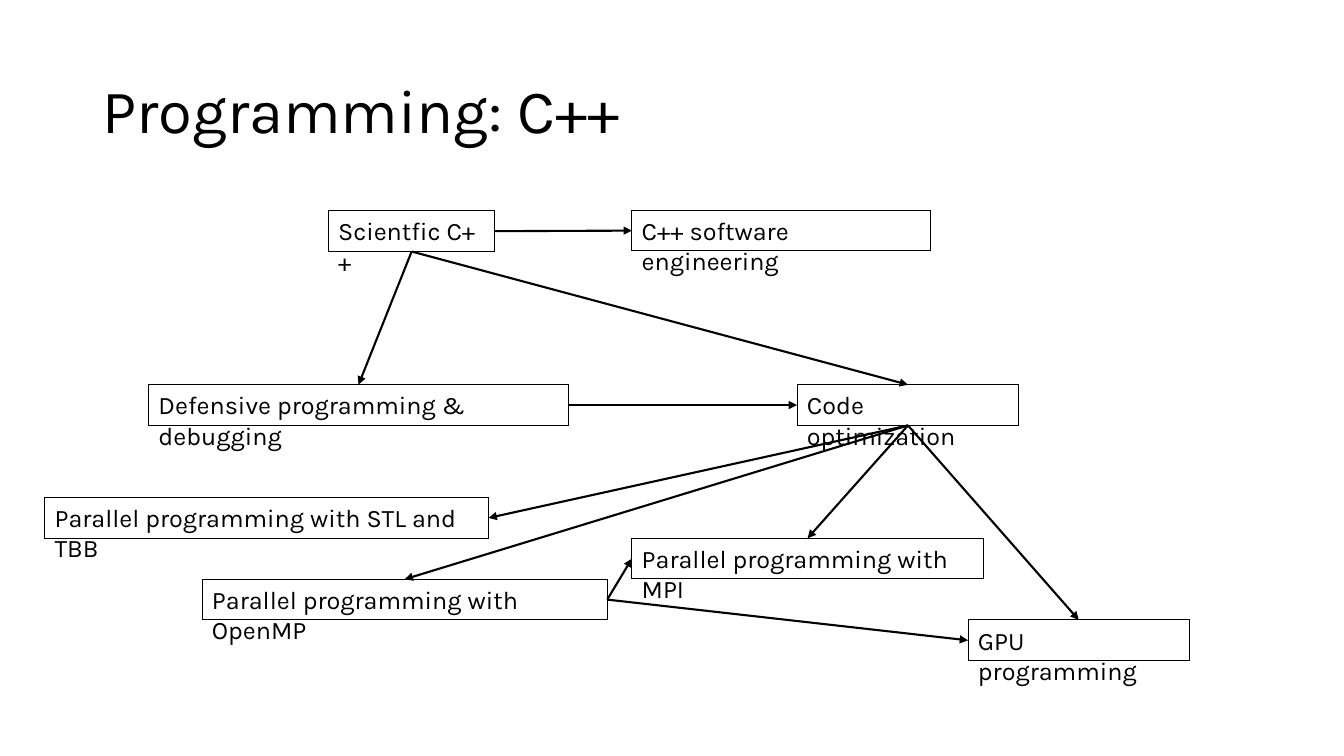
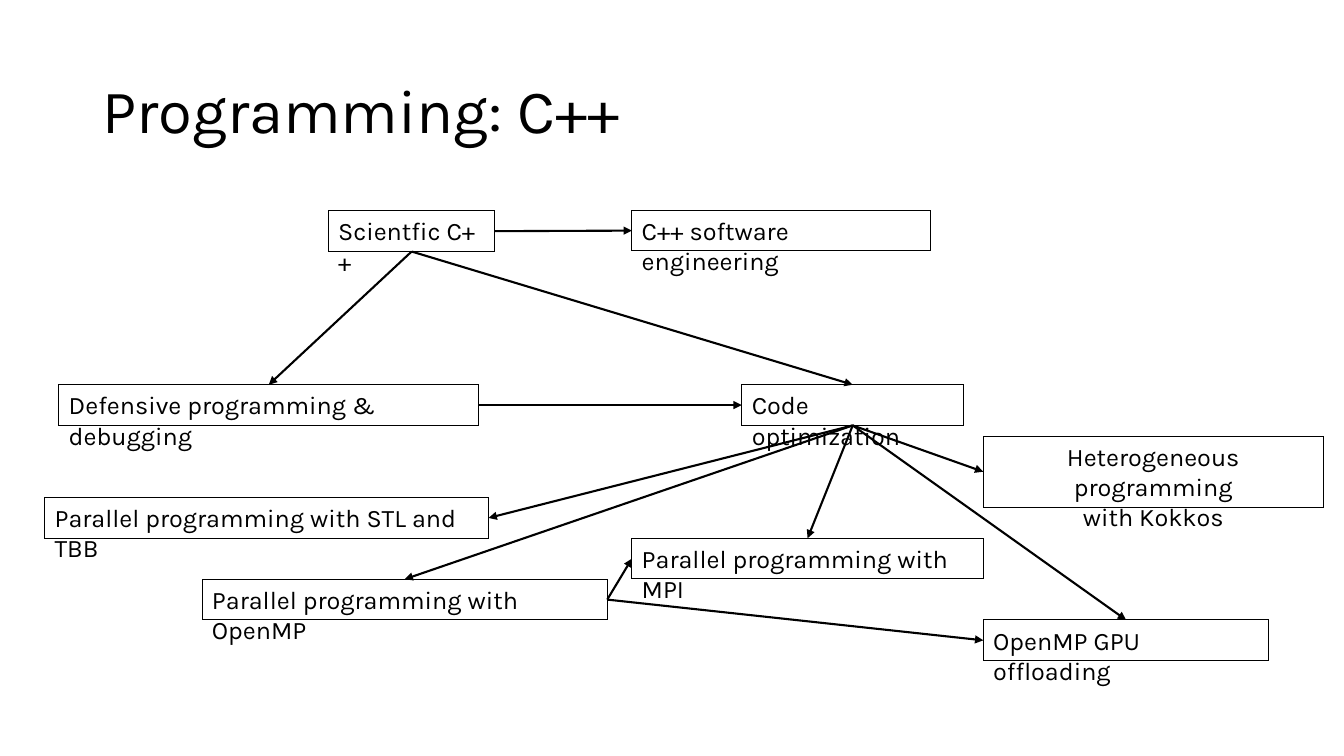
Before and after one commit to gjbex/Training-sessions, a slide deck: slide 8 of scientific_computing_skills_and_trainings.pptx (slide 7 before the commit). Drawn at 1344x756 pixels with LibreOffice and Linux fonts; fonts in the diff are those of the drawing. Boxes give left, top, right and bottom in pixels: in the first picture for what was removed or moved away, otherwise in the second. Text is boxed around its words. In the diff, an @@ line names an element or a change of style, - is before the commit and + after.

Commit message:
Update slides

```diff
--- a/scientific_computing_skills_and_trainings.pptx
+++ b/scientific_computing_skills_and_trainings.pptx
@@ arrow moved from (411, 252) - (359, 385) to (411, 252) - (269, 385) @@
@@ arrow moved from (411, 252) - (908, 385) to (411, 252) - (853, 385) @@
@@ rectangle "Defensive programming & debugging": place and size @@
-rectangle "Defensive programming & debugging" at bbox=[148, 385, 569, 425]
+rectangle "Defensive programming & debugging" at bbox=[58, 385, 479, 425]
@@ rectangle "Code optimization": place and size @@
-rectangle "Code optimization" at bbox=[798, 385, 1019, 425]
+rectangle "Code optimization" at bbox=[742, 385, 964, 425]
@@ arrow moved from (569, 405) - (798, 405) to (479, 405) - (742, 405) @@
@@ arrow moved from (908, 425) - (404, 580) to (853, 425) - (404, 580) @@
@@ arrow moved from (908, 425) - (489, 518) to (853, 425) - (489, 518) @@
@@ arrow moved from (908, 425) - (808, 538) to (853, 425) - (808, 538) @@
@@ arrow moved from (908, 425) - (1079, 620) to (853, 425) - (1126, 620) @@
@@ arrow added from (853, 425) to (984, 472), #000000 1.5 pt @@
@@ rectangle added at bbox=[984, 437, 1324, 508], outline #000000 0.75 pt, 18 pt, text #000000 @@
+Heterogeneous programming
+with Kokkos
@@ arrow moved from (607, 600) - (968, 640) to (607, 600) - (984, 640) @@
@@ rectangle "OpenMP GPU offloading": place and size @@
-rectangle "OpenMP GPU offloading" at bbox=[968, 620, 1190, 660]
+rectangle "OpenMP GPU offloading" at bbox=[984, 620, 1269, 660]
@@ text in rectangle at bbox=[993, 634, 1141, 686]: text changed @@
-GPU programming
+OpenMP GPU offloading
```
Also in this commit, not shown: 6 other slides changed, 1 slide added.
